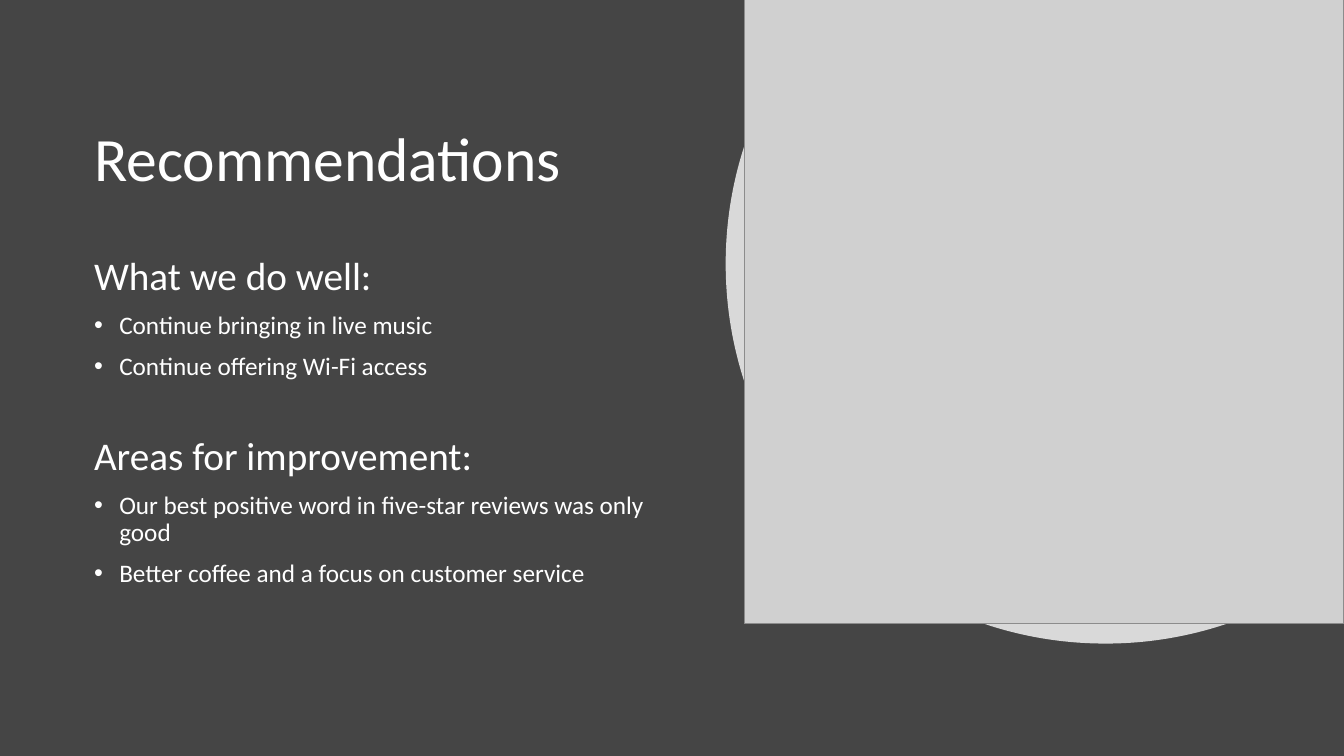
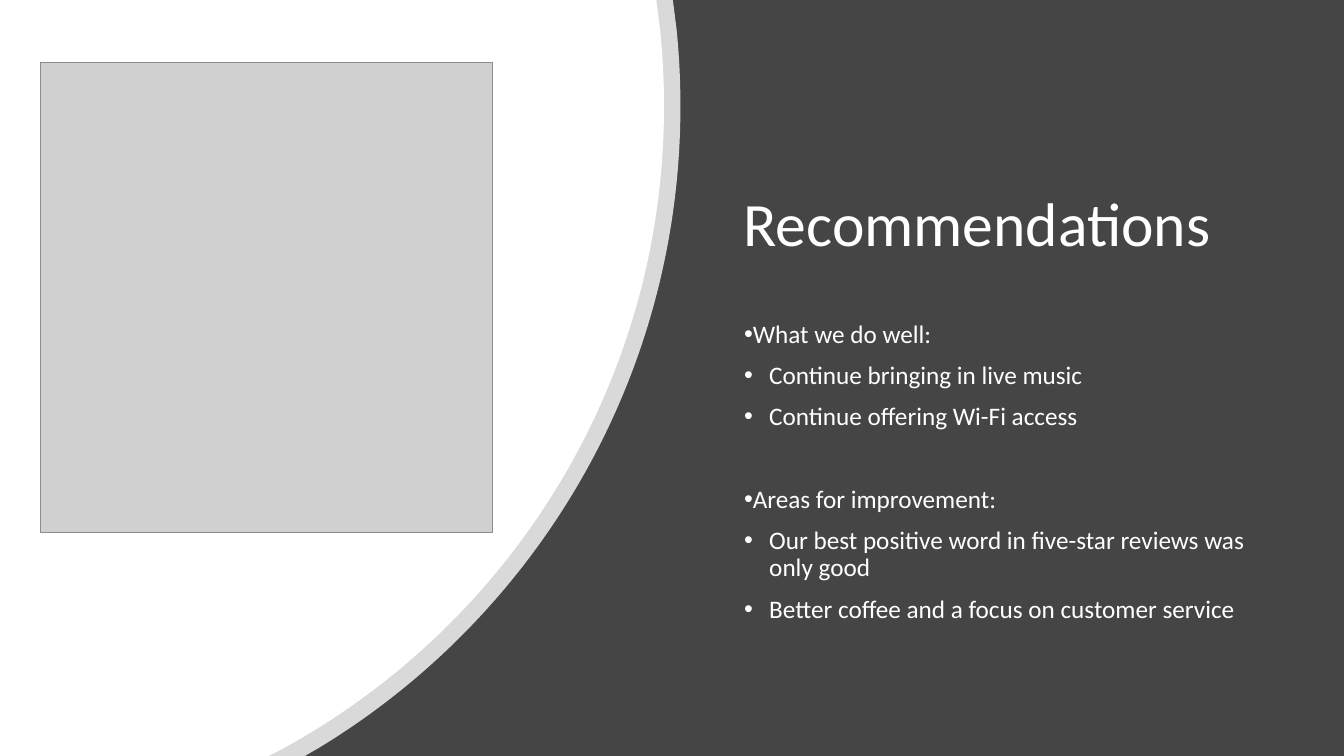
Before and after one commit to bloominstituteoftechnology/DS-Unit-4-Sprint-1-NLP, a slide deck: slide 6 of module1-text-data/presentation/Strange Brew Austin Coffee.pptx. Drawn at 1344x756 pixels with LibreOffice and Linux fonts; fonts in the diff are those of the drawing; grey boxes stand for pictures. Boxes give left, top, right and bottom in pixels: in the first picture for what was removed or moved away, otherwise in the second. Text is boxed around its words. In the diff, an @@ line names an element or a change of style, - is before the commit and + after.

```diff
--- a/module1-text-data/presentation/Strange Brew Austin Coffee.pptx
+++ b/module1-text-data/presentation/Strange Brew Austin Coffee.pptx
@@ freeform shape: place and size @@
-freeform shape at bbox=[726, 0, 1344, 644]
+freeform shape at bbox=[0, 0, 681, 756]
@@ freeform shape added at bbox=[0, 0, 664, 756], fill #FFFFFF @@
@@ picture: place and size @@
-picture at bbox=[744, 0, 1344, 623]
+picture at bbox=[40, 63, 493, 533]
@@ title "Recommendations": place and size @@
-title "Recommendations" at bbox=[94, 138, 561, 182]
+title "Recommendations" at bbox=[744, 203, 1211, 247]
@@ text "What we do well:": place and size @@
-text "What we do well:" at bbox=[94, 263, 644, 582]
+text "What we do well:" at bbox=[753, 325, 1244, 618]
@@ text at bbox=[753, 325, 996, 512]: size 28 to 18 pt in "What we do well:", "Areas for improvement:"; bullet none to • @@
```
Also in this commit, not shown: 1 other slide changed, 2 other files.
